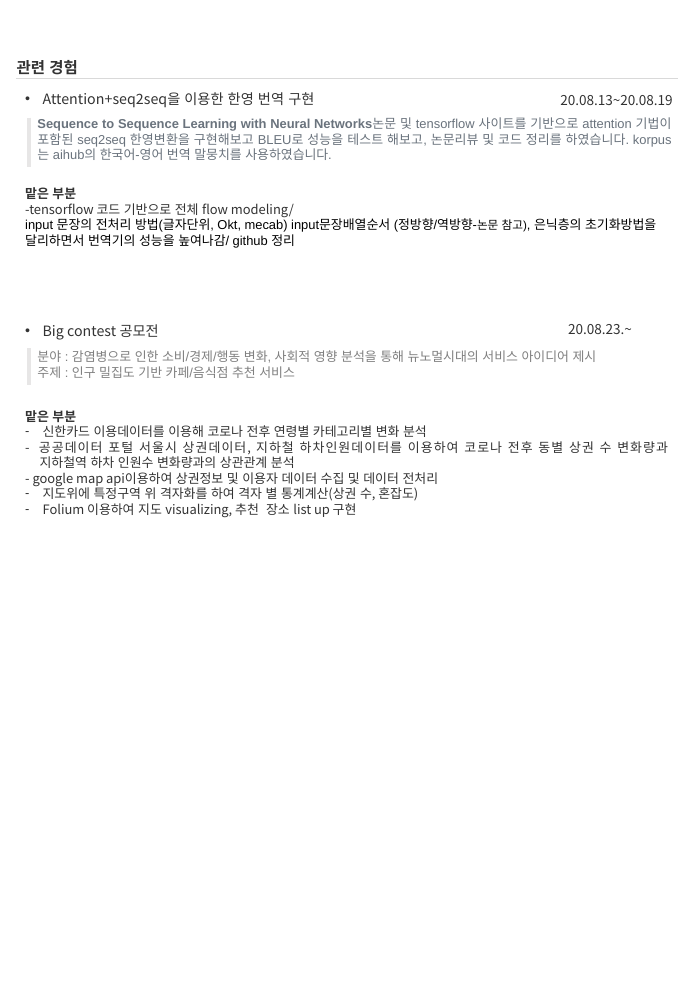
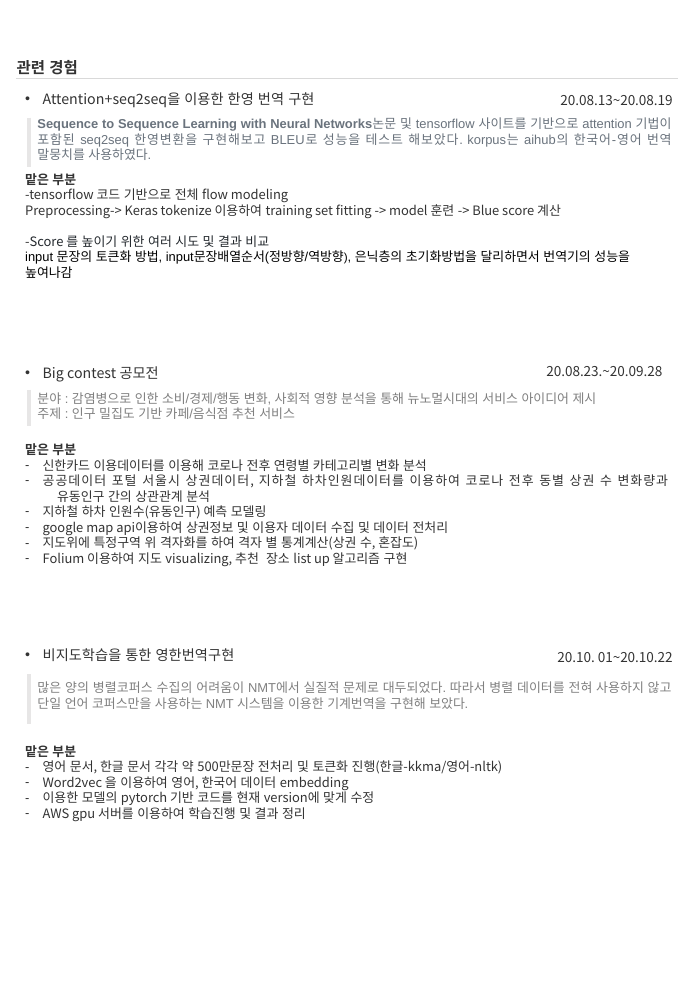
Before and after one commit to Changyoon-Lee/portfolio, a slide deck: slide 2 of 이력서.pptx. Drawn at 698x1008 pixels with LibreOffice and Linux fonts; fonts in the diff are those of the drawing. Boxes give left, top, right and bottom in pixels: in the first picture for what was removed or moved away, otherwise in the second. Text is boxed around its words. In the diff, an @@ line names an element or a change of style, - is before the commit and + after.

Commit message:
업데이트

```diff
--- a/이력서.pptx
+++ b/이력서.pptx
@@ text at bbox=[37, 117, 672, 160]: text changed @@
-Sequence to Sequence Learning with Neural Networks논문 및 tensorflow 사이트를 기반으로 attention 기법이 포함된 seq2seq 한영변환을 구현해보고 BLEU로 성능을 테스트 해보고, 논문리뷰 및 코드 정리를 하였습니다. korpus는 aihub의 한국어-영어 번역 말뭉치를 사용하였습니다.
+Sequence to Sequence Learning with Neural Networks논문 및 tensorflow 사이트를 기반으로 attention 기법이 포함된 seq2seq 한영변환을 구현해보고 BLEU로 성능을 테스트 해보았다. korpus는 aihub의 한국어-영어 번역 말뭉치를 사용하였다.
@@ text "맡은 부분": place and size @@
-text "맡은 부분" at bbox=[25, 187, 656, 247]
+text "맡은 부분" at bbox=[25, 173, 630, 278]
@@ text at bbox=[25, 188, 630, 278]: text changed; font Arial to Noto Sans CJK KR; text colour #000000 to #333333 @@
--tensorflow 코드 기반으로 전체 flow modeling/
-input 문장의 전처리 방법(글자단위, Okt, mecab) input문장배열순서 (정방향/역방향-논문 참고), 은닉층의 초기화방법을 달리하면서 번역기의 성능을 높여나감/ github 정리
+-tensorflow 코드 기반으로 전체 flow modeling
+Preprocessing-> Keras tokenize 이용하여 training set fitting -> model 훈련 -> Blue score 계산
+-Score 를 높이기 위한 여러 시도 및 결과 비교
+input 문장의 토큰화 방법, input문장배열순서(정방향/역방향), 은닉층의 초기화방법을 달리하면서 번역기의 성능을 높여나감
@@ text at bbox=[546, 366, 662, 376]: text changed @@
-20.08.23.~
+20.08.23.~20.09.28
@@ 2 texts, 1 line: place and size @@
-2 texts, 1 line at bbox=[30, 324, 597, 385]
+2 texts, 1 line at bbox=[30, 366, 597, 426]
@@ text "맡은 부분": place and size @@
-text "맡은 부분" at bbox=[25, 410, 668, 517]
+text "맡은 부분" at bbox=[25, 443, 669, 566]
@@ text at bbox=[43, 474, 669, 535]: text changed @@
-- 공공데이터 포털 서울시 상권데이터, 지하철 하차인원데이터를 이용하여 코로나 전후 동별 상권 수 변화량과
-지하철역 하차 인원수 변화량과의 상관관계 분석
-- google map api이용하여 상권정보 및 이용자 데이터 수집 및 데이터 전처리
+– 공공데이터 포털 서울시 상권데이터, 지하철 하차인원데이터를 이용하여 코로나 전후 동별 상권 수 변화량과
+  유동인구 간의 상관관계 분석
+– 지하철 하차 인원수(유동인구) 예측 모델링
+– google map api이용하여 상권정보 및 이용자 데이터 수집 및 데이터 전처리
@@ text at bbox=[43, 552, 408, 566]: text changed @@
-– Folium 이용하여 지도 visualizing, 추천 장소 list up 구현
+– Folium 이용하여 지도 visualizing, 추천 장소 list up 알고리즘 구현
@@ text added at bbox=[43, 648, 235, 661], 11 pt, text #333333 @@
+• 비지도학습을 통한 영한번역구현
@@ text added at bbox=[557, 652, 673, 662], 10.5 pt, text #333333 @@
+20.10. 01~20.10.22
@@ line added from (30, 675) to (30, 724), #E7E6E6 3 pt @@
@@ text added at bbox=[37, 681, 672, 709], 10 pt, text #808080 @@
+많은 양의 병렬코퍼스 수집의 어려움이 NMT에서 실질적 문제로 대두되었다. 따라서 병렬 데이터를 전혀 사용하지 않고 단일 언어 코퍼스만을 사용하는 NMT 시스템을 이용한 기계번역을 구현해 보았다.
@@ text added at bbox=[25, 745, 503, 822], 10 pt, text #333333 @@
+맡은 부분
+– 영어 문서, 한글 문서 각각 약 500만문장 전처리 및 토큰화 진행(한글-kkma/영어-nltk)
+– Word2vec 을 이용하여 영어, 한국어 데이터 embedding
+– 이용한 모델의 pytorch 기반 코드를 현재 version에 맞게 수정
+– AWS gpu 서버를 이용하여 학습진행 및 결과 정리
```
Also in this commit, not shown: 1 other slide changed, 3 other files.
